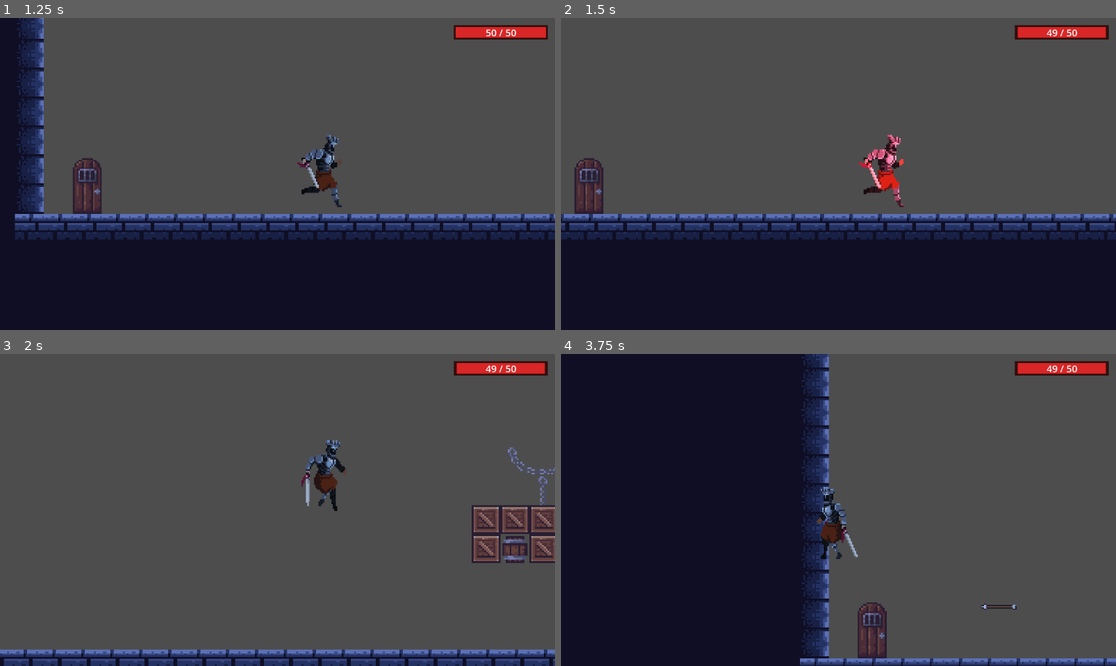
Above: before the commit, frames 1-4 (two rows, left to right).
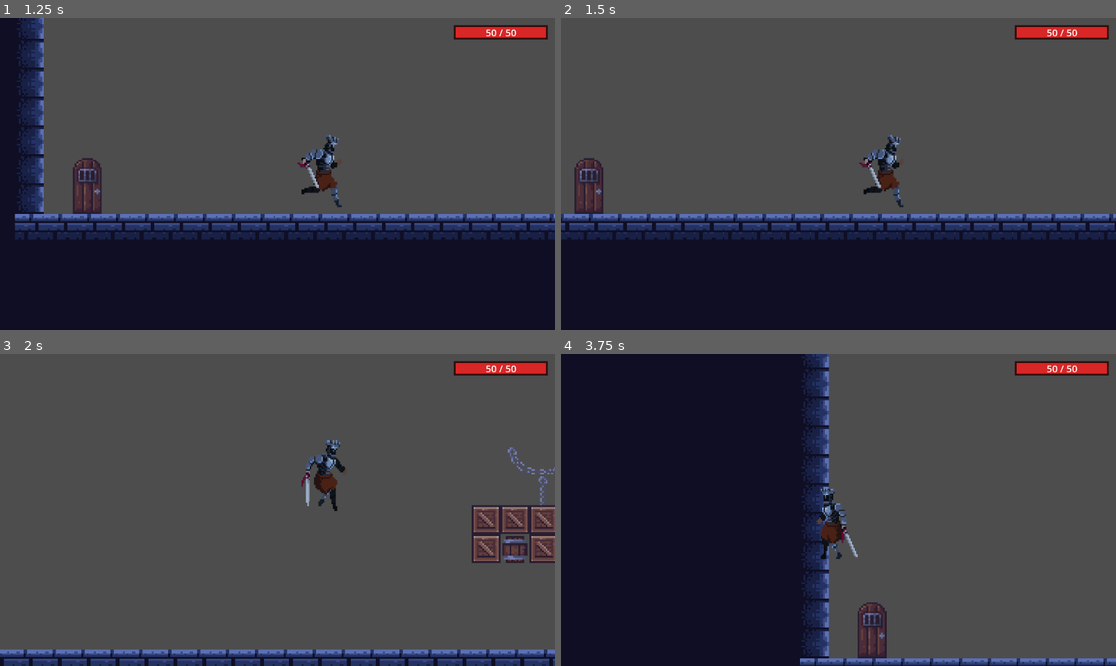
Above: after the commit, the same moments.

Repository: wyzhou01/godot-platformer
Game: Godot game, scene res://level。3.tscn
Two runs of this game, one before a commit and one after it. Both use one fixed random seed, a clock stepped at 60 frames per second and the inputs below. This scene is started directly instead of the project's main scene.
Inputs (mouse positions are in pixels of both pictures, inside the frame that each line leads up to):
- Up to frame 1 (1.25 s): move the mouse to (249, 236) at 0.52 s; hold D (right) from 0.53 s (still down); click (249, 236) at 0.6 s; tap Space (jump) at 0.77 s
- Up to frame 2 (1.5 s): keep holding D (right); move the mouse to (1005, 220) at 1.27 s; tap Ctrl (crouch) at 1.35 s
- Up to frame 3 (2 s): keep holding D (right); tap Space (jump) at 1.52 s
- Up to frame 4 (3.75 s): move the mouse to (672, 463) at 2.02 s; release D (right) at 2.03 s; hold X 2.03-2.78 s; hold A (left) from 2.03 s (still down); move the mouse to (866, 510) at 2.77 s; click (866, 510) at 2.85 s; tap Space (jump) at 3.02 s; move the mouse to (755, 432) at 3.52 s; hold Ctrl (crouch) from 3.53 s (still down)

Frame 1 is identical in both runs. In frame 2, 0.7% of the frame differs, in the area x 53-99%, y 2-61%; in frame 3, less than 0.1%; in frame 4, 0.1%.

Commit message:
修复: 弓箭手朝向/箭头方向反向 + 攻击范围300→550px
- flip_h = facing_right (之前反了)
- 箭头方向: facing_right=true → (-1,0)飞左朝向玩家 (之前反了)
- player.gd: 攻击范围 300→550px

Diff:
--- a/character_body_2d.gd
+++ b/character_body_2d.gd
@@ -75,7 +75,7 @@
 	if dir_sign != 0.0:
 		var prev := facing_right
 		facing_right = dir_sign > 0
-		$AnimatedSprite2D.flip_h = not facing_right
+		$AnimatedSprite2D.flip_h = facing_right
 
 	if dist <= detection_range:
 		# === 感知范围内 ===
@@ -114,14 +114,14 @@
 	var spawn_pos: Vector2 = global_position + fly_dir * 50.0 + Vector2(0, -10)
 	arrow.global_position = spawn_pos
 	if arrow.has_method("initialize"):
-		# 朝向根据facing_right决定，确保箭和精灵朝向一致
-		var arrow_dir := Vector2(1.0, 0.0) if facing_right else Vector2(-1.0, 0.0)
+		# facing_right=true时朝右，箭头应该飞(-1,0)向左朝向玩家
+		var arrow_dir := Vector2(-1.0, 0.0) if facing_right else Vector2(1.0, 0.0)
 		print("[Enemy射箭]", get_name(), "facing_right=", facing_right, "→箭头方向=", arrow_dir)
 		arrow.initialize(arrow_dir, arrow_speed)
 	else:
 		var arrow_body: CharacterBody2D = arrow.get_node_or_null("CharacterBody2D")
 		if arrow_body:
-			var arrow_dir := Vector2(1.0, 0.0) if facing_right else Vector2(-1.0, 0.0)
+			var arrow_dir := Vector2(-1.0, 0.0) if facing_right else Vector2(1.0, 0.0)
 			arrow_body.velocity = arrow_dir * arrow_speed
 
 	get_parent().add_child(arrow)
--- a/player.gd
+++ b/player.gd
@@ -9,7 +9,7 @@
 const INVINCIBLE_DURATION = 1.2
 const MAX_HEALTH = 50                   # 50格血
 const PLAYER_DAMAGE = 3                # 玩家攻击:3刀砍死9血弓箭手
-const ENEMY_HIT_RADIUS := 300.0     # 攻击判定半径（约5格）
+const ENEMY_HIT_RADIUS := 550.0     # 攻击判定半径（约9格）
 
 # ===== 状态变量 =====
 var is_attacking = false
